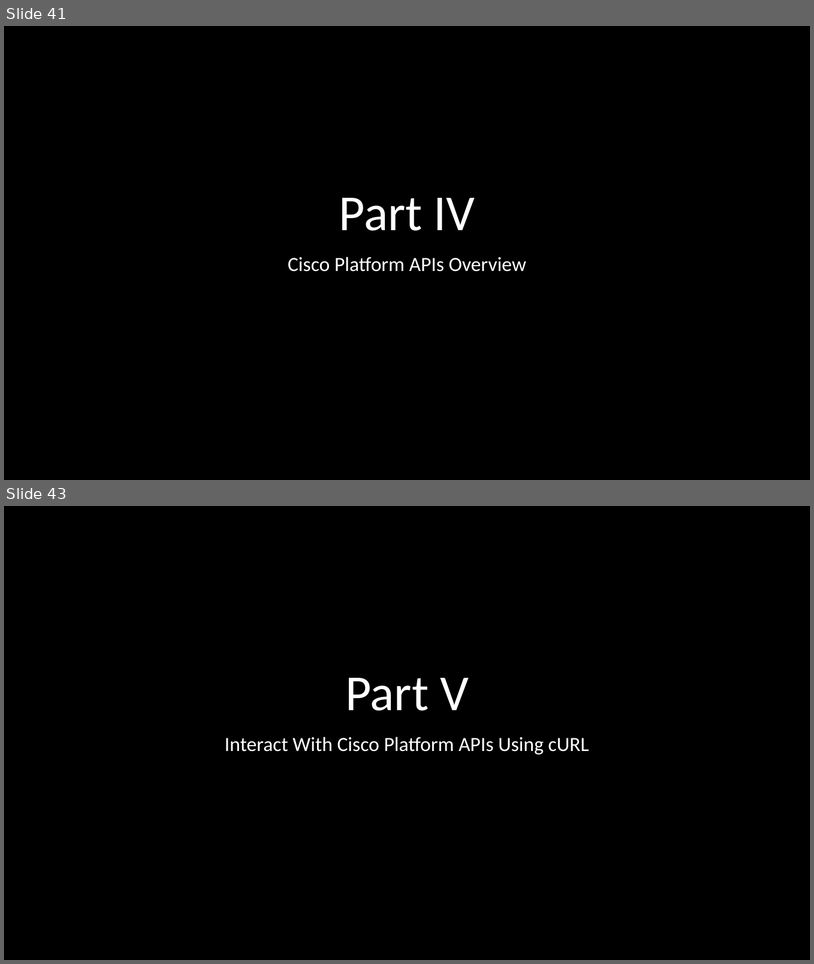
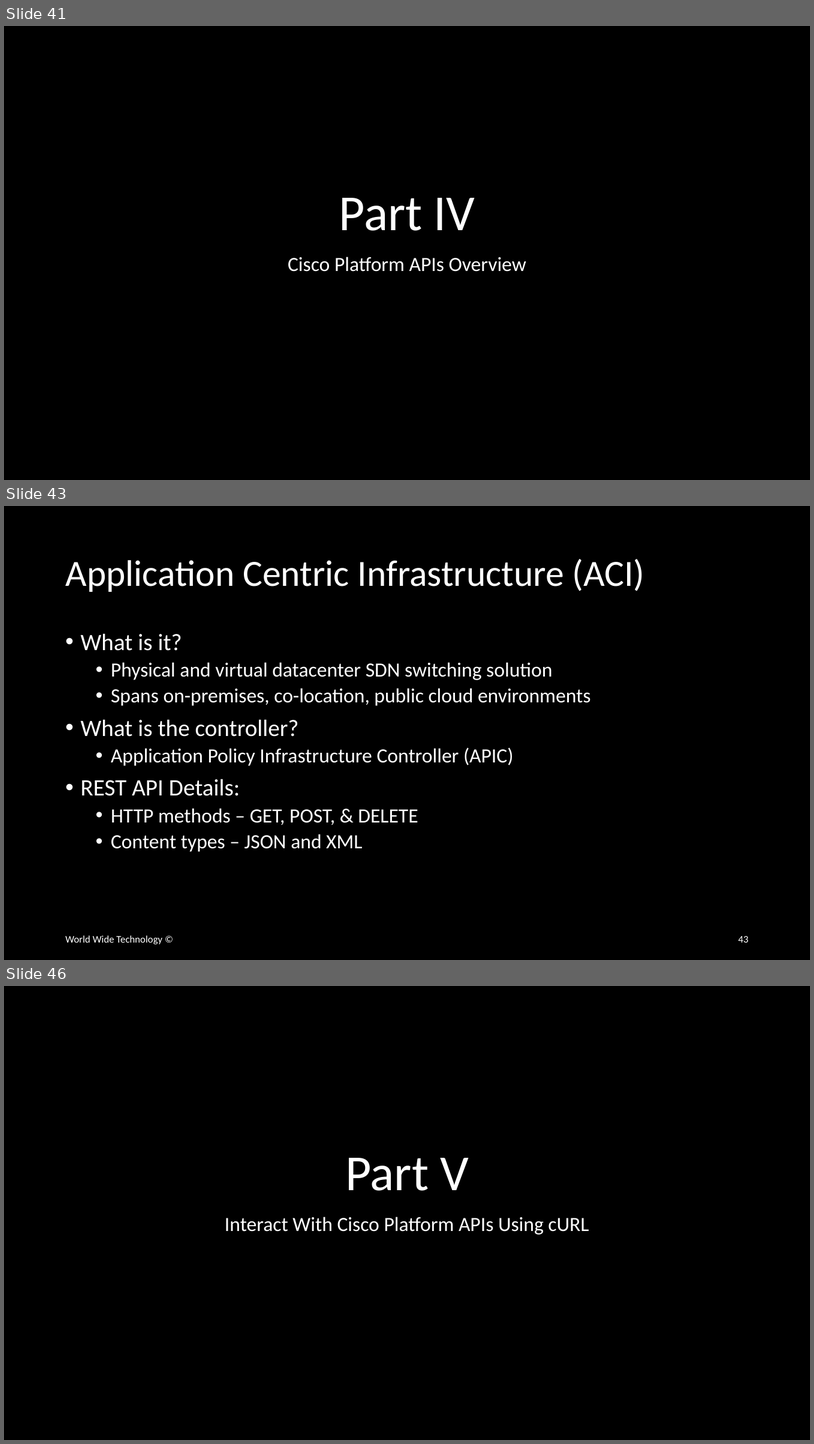
Before and after one commit to wwt/curl-requests-foundations, a slide deck: curl-requests-foundations.pptx. Shown one above the other, each under a label of ours: slides 41 and 43 before the commit, slides 41, 43 and 46 after it; the slides between them are not shown. The pictures are 814x964 and 814x1444 pixels, drawn with LibreOffice and Linux fonts; fonts in the diff are those of the drawing. Boxes give left, top, right and bottom in pixels: in the first picture for what was removed or moved away, otherwise in the second. Text is boxed around its words. In the diff, an @@ line names an element or a change of style, - is before the commit and + after.

```diff
--- a/curl-requests-foundations.pptx
+++ b/curl-requests-foundations.pptx
@@ slide 43 added at <box>4,506,810,960</box>, background #000000 @@
@@ title added at <box>65,559,645,592</box>, 44 pt, text #FFFFFF @@
+Application Centric Infrastructure (ACI)
@@ text added at <box>81,633,591,852</box>, 24 pt, text #FFFFFF @@
+• What is it?
+  • Physical and virtual datacenter SDN switching solution
+  • Spans on-premises, co-location, public cloud environments
+• What is the controller?
+  • Application Policy Infrastructure Controller (APIC)
+• REST API Details:
+  • HTTP methods – GET, POST, & DELETE
+  • Content types – JSON and XML
@@ text added at <box>65,935,162,944</box>, 12 pt, text #FFFFFF @@
+World Wide Technology ©
@@ page number added at <box>738,936,749,942</box>, 12 pt, text #FFFFFF @@
+43
@@ what was slide 43 is now slide 46 @@
```
Also in this commit, not shown: 1 slide changed, 2 other slides added.
